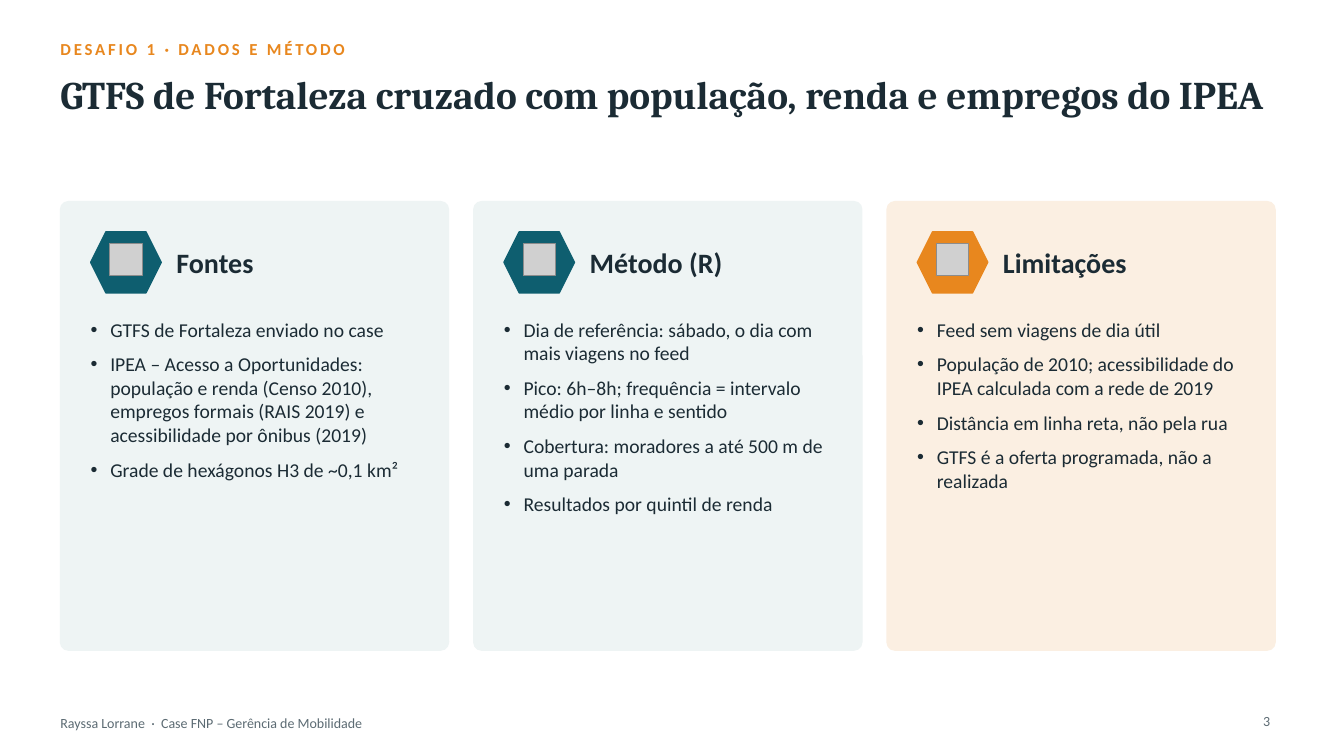
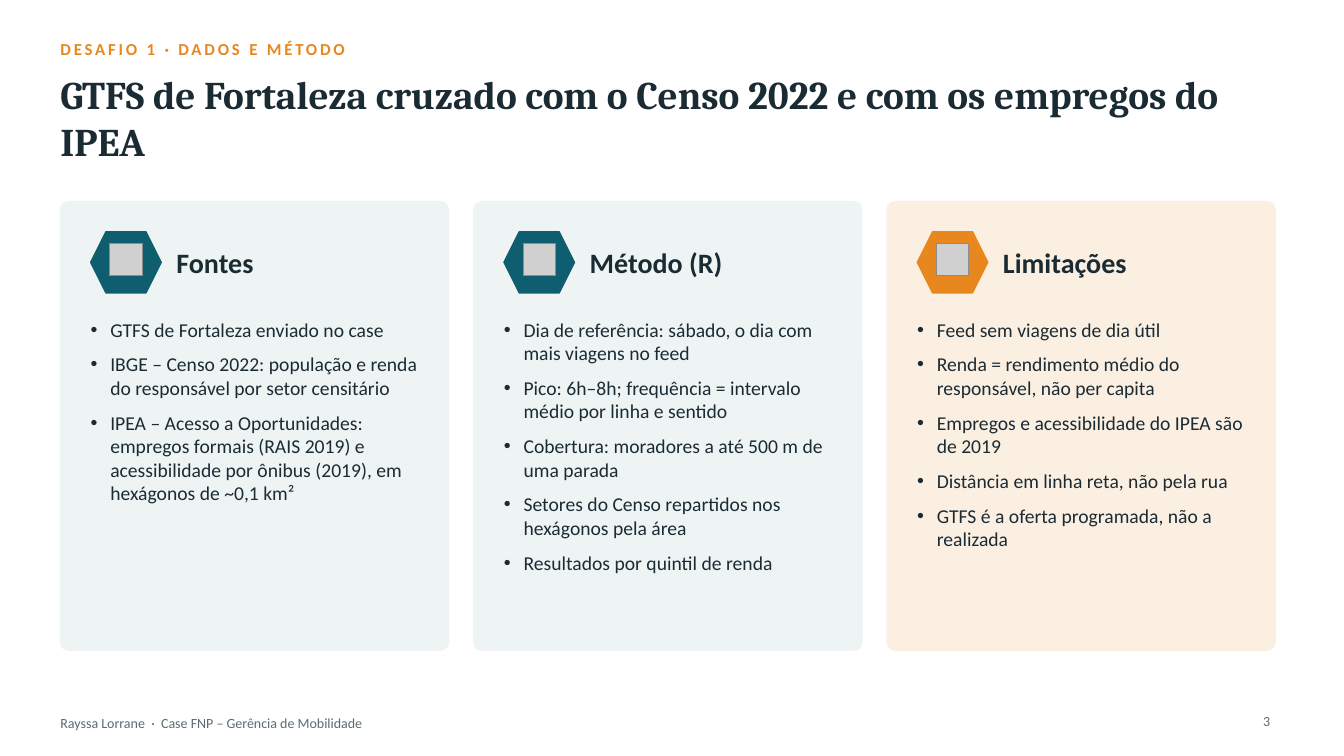
Before and after one commit to rayssalorrane/case-gtfs-fortaleza, a slide deck: slide 3 of docs/apresentacao_case_fnp.pptx. Drawn at 1344x756 pixels with LibreOffice and Linux fonts; fonts in the diff are those of the drawing; grey boxes stand for pictures. Boxes give left, top, right and bottom in pixels: in the first picture for what was removed or moved away, otherwise in the second. Text is boxed around its words. In the diff, an @@ line names an element or a change of style, - is before the commit and + after.

Commit message:
Atualiza populacao e renda para o Censo 2022 (IBGE, setores censitarios)

```diff
--- a/docs/apresentacao_case_fnp.pptx
+++ b/docs/apresentacao_case_fnp.pptx
@@ title at box(60, 81, 1218, 156): text changed @@
-GTFS de Fortaleza cruzado com população, renda e empregos do IPEA
+GTFS de Fortaleza cruzado com o Censo 2022 e com os empregos do IPEA
@@ text at box(110, 357, 417, 504): text changed @@
-• IPEA – Acesso a Oportunidades: população e renda (Censo 2010), empregos formais (RAIS 2019) e acessibilidade por ônibus (2019)
-• Grade de hexágonos H3 de ~0,1 km²
+• IBGE – Censo 2022: população e renda do responsável por setor censitário
+• IPEA – Acesso a Oportunidades: empregos formais (RAIS 2019) e acessibilidade por ônibus (2019), em hexágonos de ~0,1 km²
@@ text at box(937, 357, 1242, 453): text changed @@
-• População de 2010; acessibilidade do IPEA calculada com a rede de 2019
+• Renda = rendimento médio do responsável, não per capita
+• Empregos e acessibilidade do IPEA são de 2019
@@ text at box(524, 497, 780, 539): paragraph added @@
+• Setores do Censo repartidos nos hexágonos pela área
```
Also in this commit, not shown: 3 other slides changed, 13 other files.
